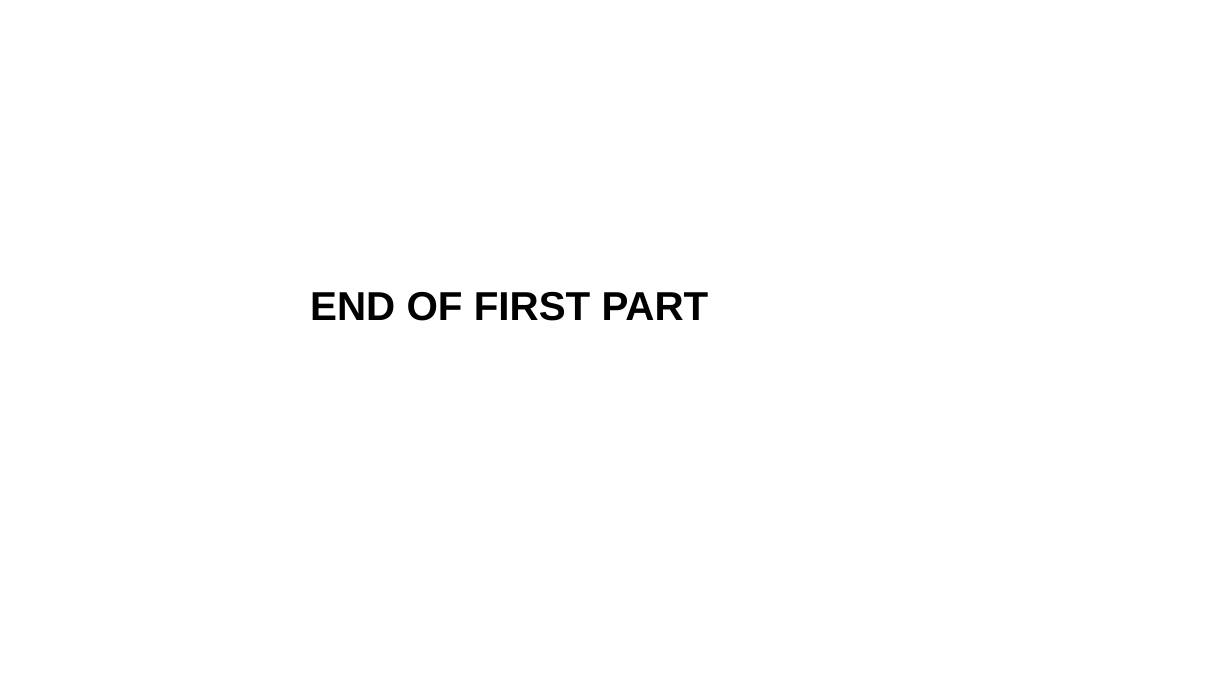
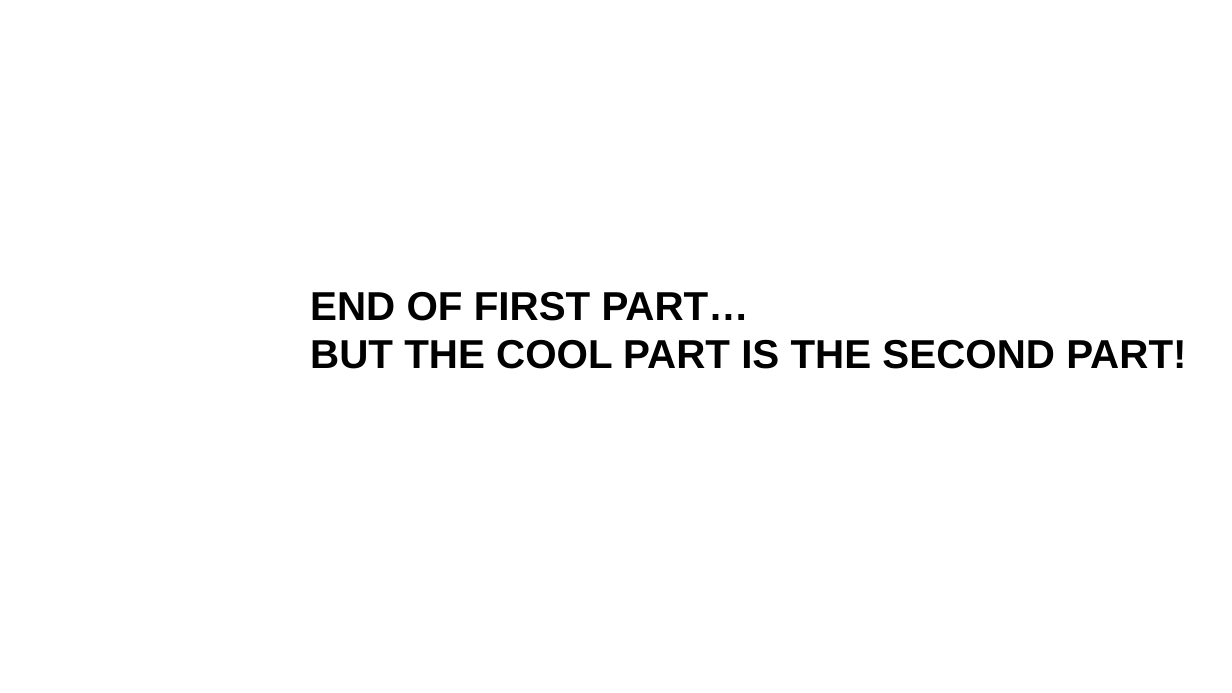
Before and after one commit to leoisl/mocking_grp_meeting, a slide deck: slide 28 of slides/slides.odp (slide 17 before the commit). Drawn at 1232x693 pixels with LibreOffice and Linux fonts; fonts in the diff are those of the drawing. Boxes give left, top, right and bottom in pixels: in the first picture for what was removed or moved away, otherwise in the second. Text is boxed around its words. In the diff, an @@ line names an element or a change of style, - is before the commit and + after.

Commit message:
First part totally done

```diff
--- a/slides/slides.odp
+++ b/slides/slides.odp
@@ text at bbox=[310, 292, 1186, 369]: text changed @@
-END OF FIRST PART
+END OF FIRST PART…
+BUT THE COOL PART IS THE SECOND PART!
```
Also in this commit, not shown: 6 other slides changed, 13 slides added, 2 slides removed, 8 other files.
